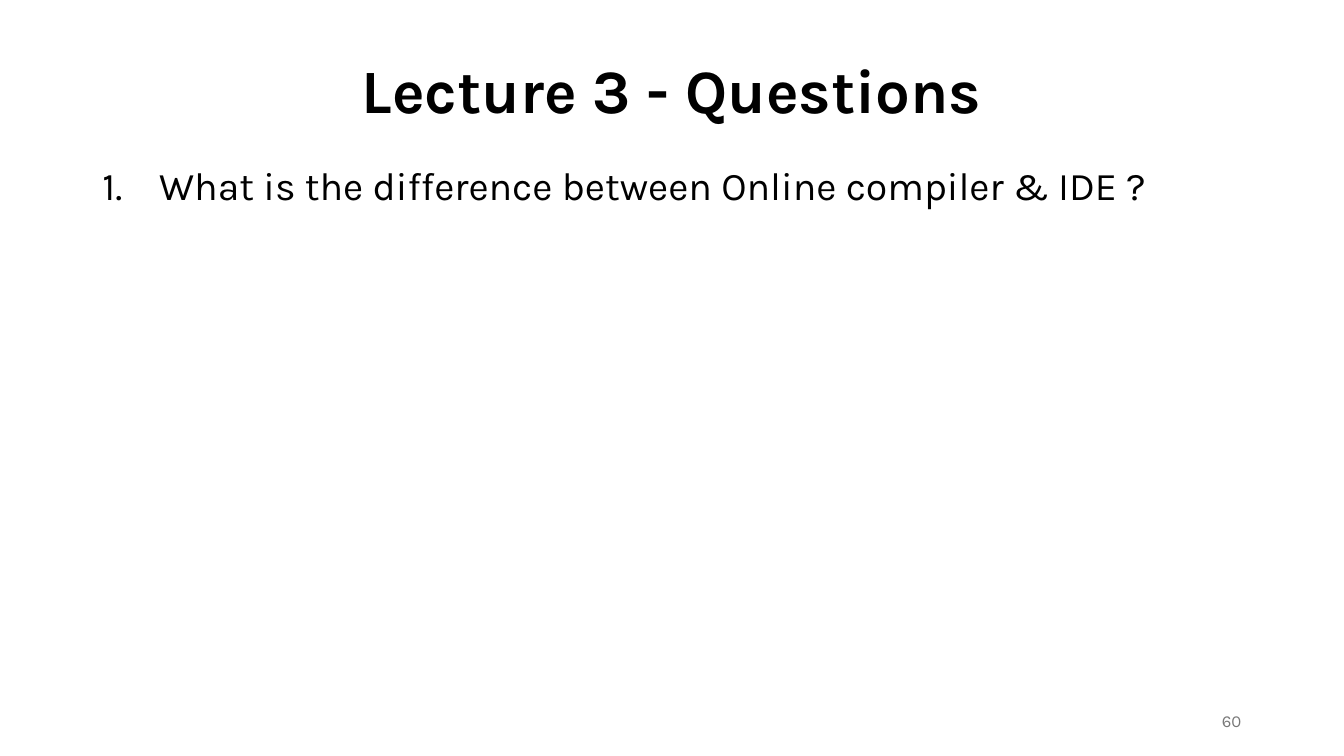
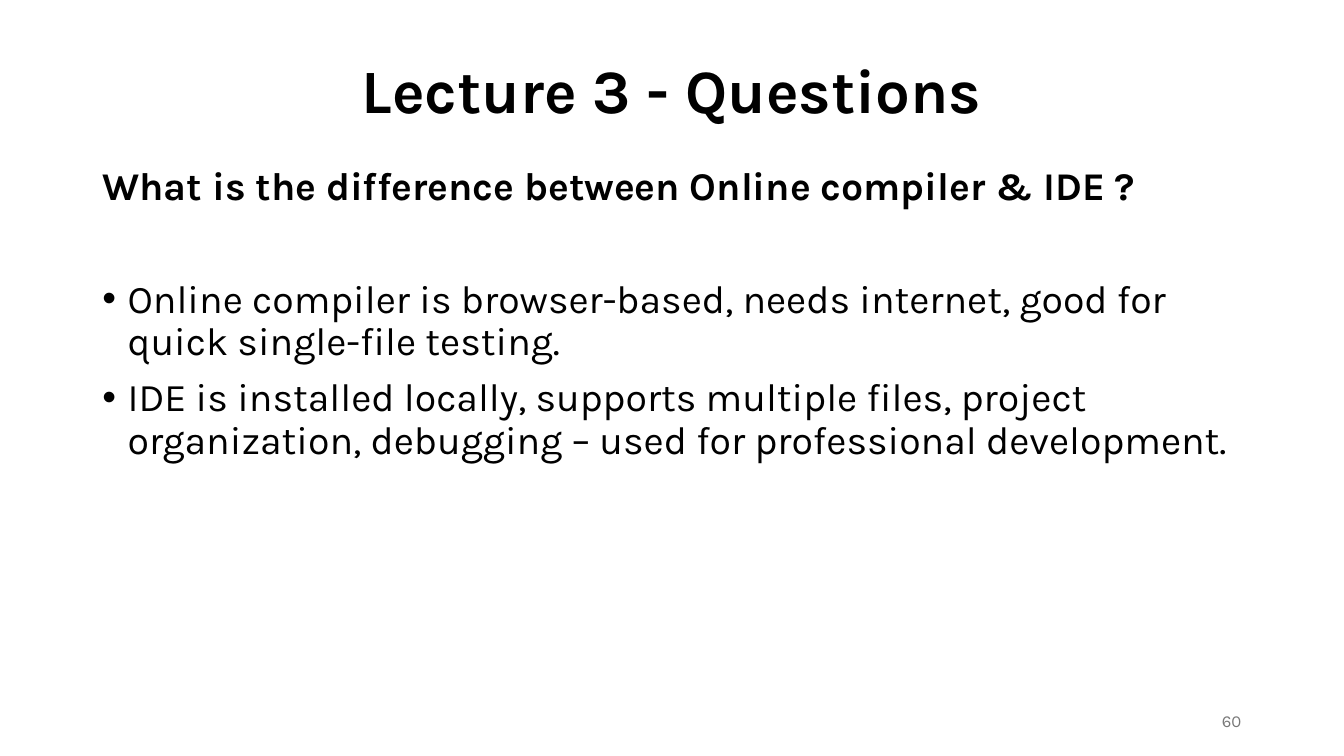
Before and after one commit to shubham-singh-12/Notes, a slide deck: slide 60 of Java with DSA.pptx. Drawn at 1344x756 pixels with LibreOffice and Linux fonts; fonts in the diff are those of the drawing. Boxes give left, top, right and bottom in pixels: in the first picture for what was removed or moved away, otherwise in the second. Text is boxed around its words. In the diff, an @@ line names an element or a change of style, - is before the commit and + after.

```diff
--- a/Java with DSA.pptx
+++ b/Java with DSA.pptx
@@ text at (x1=102, y1=172, x2=1105, y2=210): bold on in "What is the difference between Online compiler ..."; bullet 1. to none @@
@@ text at (x1=128, y1=286, x2=1226, y2=464): paragraphs added @@
+• Online compiler is browser-based, needs internet, good for quick single-file testing.
+• IDE is installed locally, supports multiple files, project organization, debugging – used for professional development.
```
Also in this commit, not shown: 12 other slides changed, 97 slides added.
